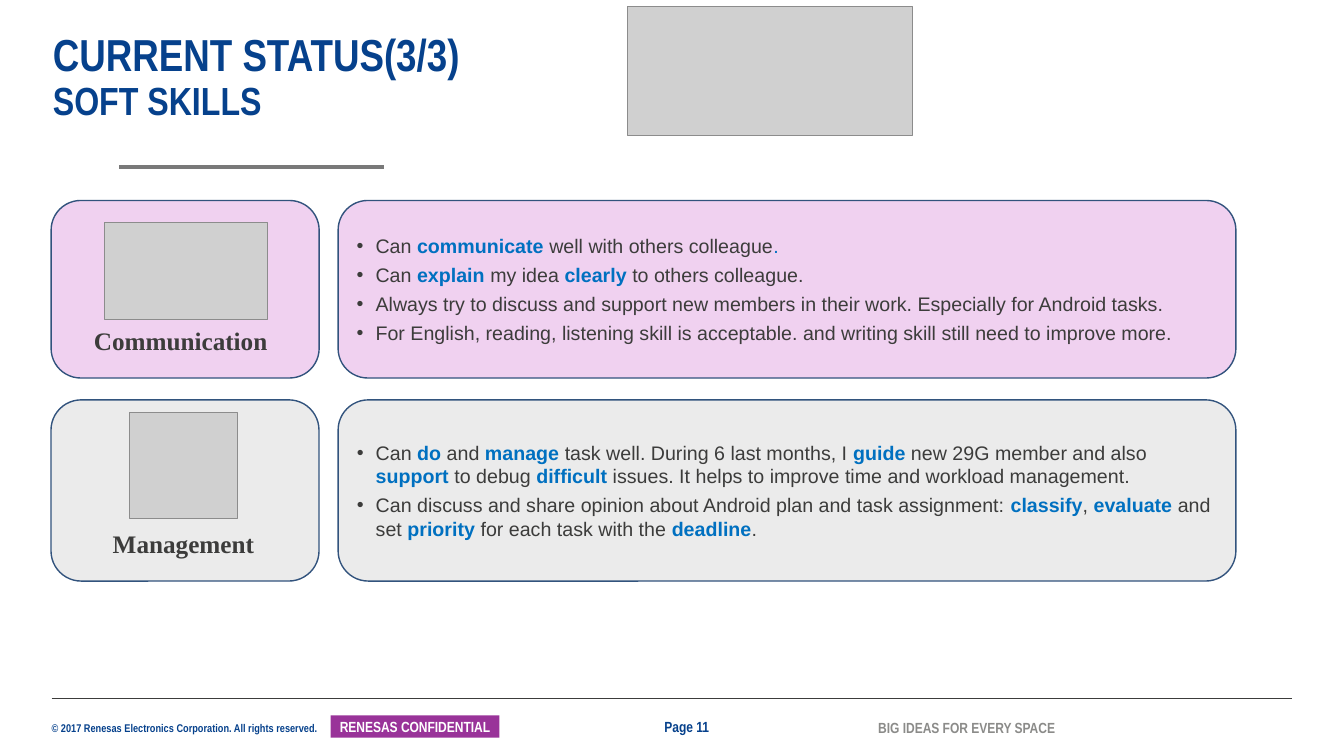
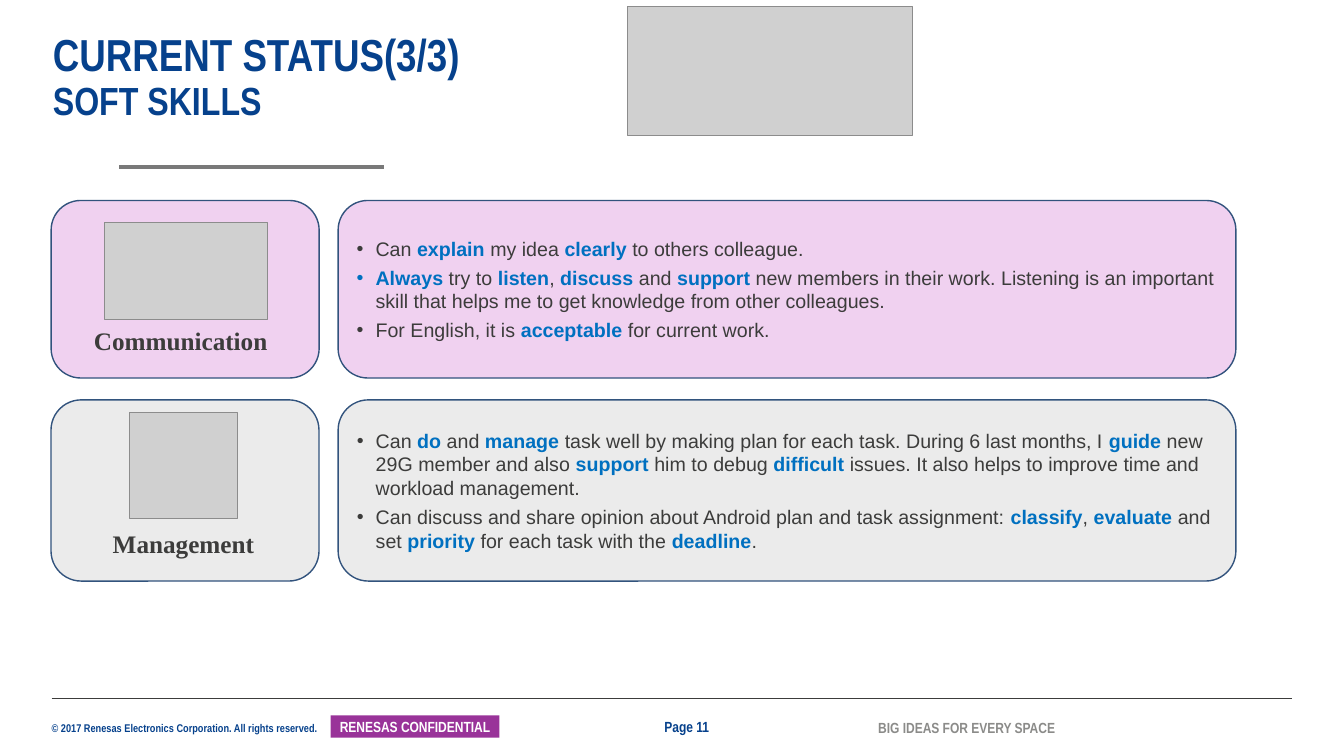
Before and after one commit to tranchikha/myapplication, a slide deck: slide 11 of LAST_TERM/2042_TranChiKha_SS32_MentorMentee_26G.pptx. Drawn at 1344x756 pixels with LibreOffice and Linux fonts; fonts in the diff are those of the drawing; grey boxes stand for pictures; background and template pictures are left out. Boxes give left, top, right and bottom in pixels: in the first picture for what was removed or moved away, otherwise in the second. Text is boxed around its words. In the diff, an @@ line names an element or a change of style, - is before the commit and + after.

```diff
--- a/LAST_TERM/2042_TranChiKha_SS32_MentorMentee_26G.pptx
+++ b/LAST_TERM/2042_TranChiKha_SS32_MentorMentee_26G.pptx
@@ text in rounded rectangle at [376,238,779,257]: paragraph removed @@
-• Can communicate well with others colleague.
@@ text in rounded rectangle at [376,270,1214,341]: text changed @@
-• Always try to discuss and support new members in their work. Especially for Android tasks.
-• For English, reading, listening skill is acceptable. and writing skill still need to improve more.
+• Always try to listen, discuss and support new members in their work. Listening is an important skill that helps me to get knowledge from other colleagues.
+• For English, it is acceptable for current work.
@@ text in rounded rectangle at [376,433,1203,499]: text changed @@
-• Can do and manage task well. During 6 last months, I guide new 29G member and also support to debug difficult issues. It helps to improve time and workload management.
+• Can do and manage task well by making plan for each task. During 6 last months, I guide new 29G member and also support him to debug difficult issues. It also helps to improve time and workload management.
```
Also in this commit, not shown: 6 other slides changed, 1 other file.
